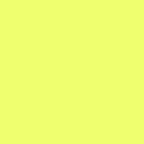
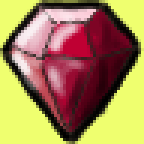
Comparing the layer stacks of the two 144 x 144 images. Changes:
added layer "Jewel" above "Item" over left=0, top=0, right=144, bottom=144
